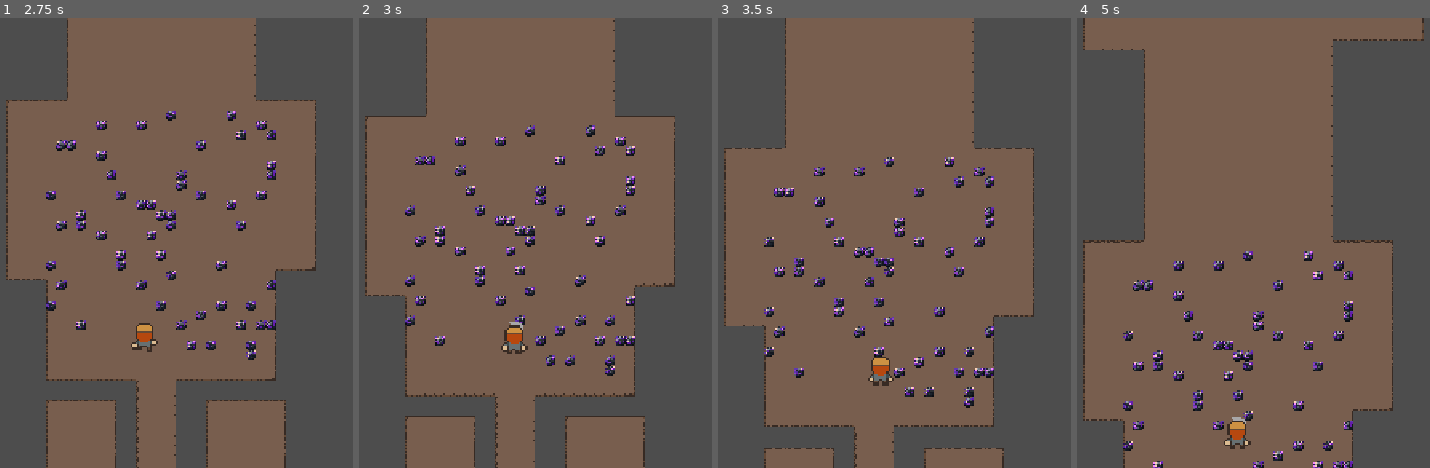
Above: before the commit, frames 1-4 (left to right).
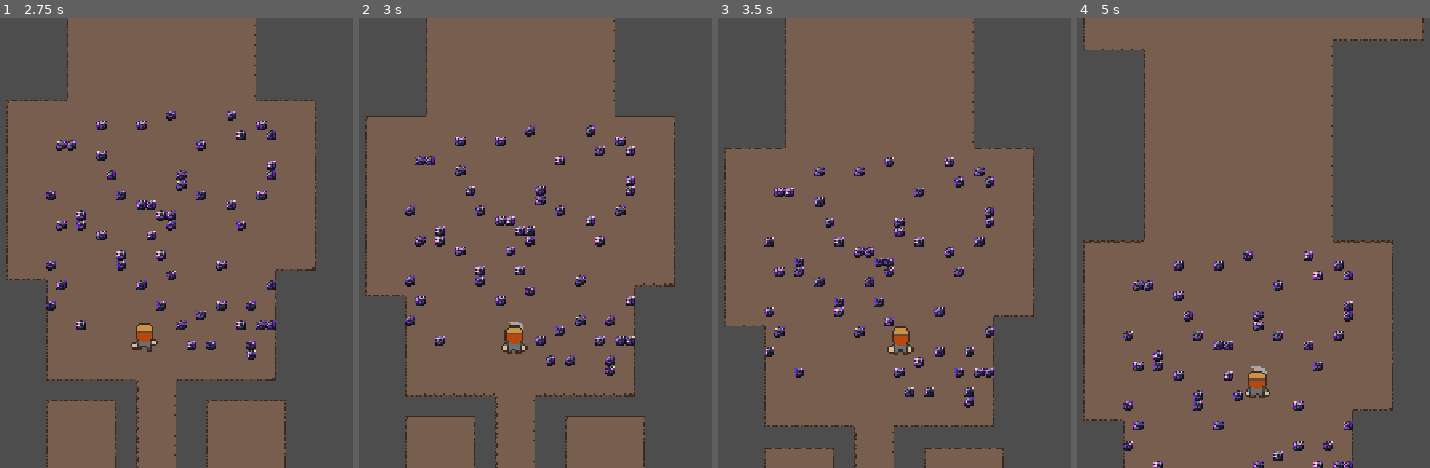
Above: after the commit, the same moments.

Repository: TomasDuggan/tp-1-2d-game-imagecampus
Game: Godot game, scene res://scenes/main.tscn
The game is run twice, just before and just after one commit, with the same random seed, the same clock (stepped at 60 frames per second) and the same inputs.
Inputs:
- Up to frame 1 (2.75 s): tap Enter at 0.5 s; hold D (move_right) 0.53-1.28 s; hold Space (swap_hero) 0.53-1.28 s; hold A (move_left) 1.28-2.03 s; tap Space (swap_hero) at 1.35 s; hold D (move_right) from 2.03 s (still down); hold Space (swap_hero) from 2.03 s (still down)
- Up to frame 2 (3 s): keep holding D (move_right); release Space (swap_hero) at 2.78 s; tap Space (swap_hero) at 2.85 s
- Up to frame 3 (3.5 s): keep holding D (move_right)
- Up to frame 4 (5 s): release D (move_right) at 3.53 s; hold Space (swap_hero) 3.53-4.28 s; hold A (move_left) from 3.53 s (still down); tap Space (swap_hero) at 4.35 s

Frame 1 is identical in both runs. In frame 2, less than 0.1% of the frame differs, in the area x 44-48%, y 66-69%; in frame 3, 0.7%; in frame 4, 0.9%, in the area x 41-55%, y 73-96%.

Commit message:
Fix: rename. Checkpoint

Diff:
--- /dev/null
+++ b/godot/configs/collectables/instances/minerals/amethyst_mineral_config.tres
@@ -0,0 +1,31 @@
+[gd_resource type="Resource" script_class="CollectableConfig" load_steps=7 format=3 uid="uid://2xfhaqt1va0q"]
+
+[ext_resource type="Script" uid="uid://clxqxnesk8eta" path="res://configs/collectables/behaviours/collectable_behaviour_config.gd" id="1_nbics"]
+[ext_resource type="Script" uid="uid://bkw6yobd6k4ta" path="res://configs/collectables/collectable_config.gd" id="2_2g3hu"]
+[ext_resource type="Script" uid="uid://ct5ujndsfuqfc" path="res://configs/collectables/behaviours/currency_reward_behaviour_config.gd" id="2_3r1fb"]
+[ext_resource type="Texture2D" uid="uid://8v28iq216615" path="res://art/minerals/amethystNode.png" id="3_2g3hu"]
+
+[sub_resource type="Resource" id="Resource_2ljhf"]
+script = ExtResource("2_3r1fb")
+type = 0
+reward_amount = 1
+metadata/_custom_type_script = "uid://ct5ujndsfuqfc"
+
+[sub_resource type="SpriteFrames" id="SpriteFrames_3r1fb"]
+animations = [{
+"frames": [{
+"duration": 1.0,
+"texture": ExtResource("3_2g3hu")
+}],
+"loop": true,
+"name": &"default",
+"speed": 5.0
+}]
+
+[resource]
+script = ExtResource("2_2g3hu")
+sprite_frames = SubResource("SpriteFrames_3r1fb")
+hp = 1
+destroyed_velocity_boost_duration = 1.0
+behaviour_configs = Array[ExtResource("1_nbics")]([SubResource("Resource_2ljhf")])
+metadata/_custom_type_script = "uid://bkw6yobd6k4ta"
--- a/godot/scenes/collectables/collectable.tscn
+++ b/godot/scenes/collectables/collectable.tscn
@@ -8,7 +8,7 @@
 size = Vector2(40, 40)
 
 [node name="Collectable" type="StaticBody2D"]
-collision_layer = 12
+collision_layer = 8
 collision_mask = 2
 script = ExtResource("1_uwx36")
 
--- a/godot/scenes/main.tscn
+++ b/godot/scenes/main.tscn
@@ -8,39 +8,11 @@
 [ext_resource type="Script" uid="uid://w6k62hjfi6jo" path="res://scripts/managers/hero_swapper.gd" id="3_sugp2"]
 [ext_resource type="Script" uid="uid://d25mti2kgrldo" path="res://scripts/hero/hero_attack.gd" id="4_tbgi4"]
 [ext_resource type="PackedScene" uid="uid://ctkc2ceeqspqm" path="res://scenes/collectables/collectable.tscn" id="5_eb6dy"]
-[ext_resource type="Script" uid="uid://clxqxnesk8eta" path="res://configs/collectables/behaviours/collectable_behaviour_config.gd" id="6_jbj1t"]
-[ext_resource type="Script" uid="uid://ct5ujndsfuqfc" path="res://configs/collectables/behaviours/currency_reward_behaviour_config.gd" id="7_muem4"]
+[ext_resource type="Resource" uid="uid://2xfhaqt1va0q" path="res://configs/collectables/instances/minerals/amethyst_mineral_config.tres" id="6_trceg"]
 [ext_resource type="Script" uid="uid://bmnn78fbowmjo" path="res://scripts/managers/collectables_manager.gd" id="8_85g3d"]
-[ext_resource type="Script" uid="uid://bkw6yobd6k4ta" path="res://configs/collectables/collectable_config.gd" id="8_dp3eg"]
-[ext_resource type="Texture2D" uid="uid://8v28iq216615" path="res://art/minerals/amethystNode.png" id="9_0ld40"]
 [ext_resource type="TileSet" uid="uid://bexs7e33c7b6q" path="res://art/tiles/cave_tile_set.tres" id="9_trceg"]
 [ext_resource type="Script" uid="uid://dhsqnlkb2pg63" path="res://scripts/collectables/collectable_spawn_points.gd" id="10_a8y0u"]
 [ext_resource type="Script" uid="uid://b8vecgqkje2e6" path="res://scripts/managers/collectables_spawner.gd" id="10_choun"]
-
-[sub_resource type="Resource" id="Resource_jbj1t"]
-script = ExtResource("7_muem4")
-type = 0
-reward_amount = 5
-metadata/_custom_type_script = "uid://ct5ujndsfuqfc"
-
-[sub_resource type="SpriteFrames" id="SpriteFrames_jbj1t"]
-animations = [{
-"frames": [{
-"duration": 1.0,
-"texture": ExtResource("9_0ld40")
-}],
-"loop": true,
-"name": &"default",
-"speed": 8.0
-}]
-
-[sub_resource type="Resource" id="Resource_yc10j"]
-script = ExtResource("8_dp3eg")
-sprite_frames = SubResource("SpriteFrames_jbj1t")
-hp = 2
-destroyed_velocity_boost_duration = 2.0
-behaviour_configs = Array[ExtResource("6_jbj1t")]([SubResource("Resource_jbj1t")])
-metadata/_custom_type_script = "uid://bkw6yobd6k4ta"
 
 [sub_resource type="RectangleShape2D" id="RectangleShape2D_tefeu"]
 size = Vector2(20, 31)
@@ -69,7 +41,7 @@
 [node name="CollectablesSpawner" type="Node" parent="Level/LevelManagers"]
 script = ExtResource("10_choun")
 _collectable_scene = ExtResource("5_eb6dy")
-_test_collectable = SubResource("Resource_yc10j")
+_test_collectable = ExtResource("6_trceg")
 
 [node name="Scroll" type="Node2D" parent="Level"]
 script = ExtResource("2_a8y0u")
@@ -88,7 +60,7 @@
 [node name="Hero" type="CharacterBody2D" parent="Level"]
 position = Vector2(323, 509)
 collision_layer = 2
-collision_mask = 4
+collision_mask = 12
 motion_mode = 1
 script = ExtResource("1_0wfyh")
 
--- a/godot/scripts/collectables/collectable.gd
+++ b/godot/scripts/collectables/collectable.gd
@@ -24,9 +24,9 @@
 func _add_behaviour(behaviour_config: CollectableBehaviourConfig) -> void:
 	var instance: CollectableBehaviour = behaviour_config.get_behaviour_scene().instantiate()
 
+	_behaviours.append(instance)
 	instance.initialize(behaviour_config)
 	add_child(instance)
-	_behaviours.append(instance)
 
 func receive_damage(damage_source: Hero, damage: int) -> void:
 	_current_hp = max(_current_hp - damage, 0)
--- a/godot/scripts/hero/hero.gd
+++ b/godot/scripts/hero/hero.gd
@@ -13,13 +13,13 @@
 func _ready():
 	HeroEventBus.hero_swapped.connect(_toggle_selected)
 
-	var vertical_speed_handler := VerticalSpeedBoostHandler.new()
-	vertical_speed_handler.vertical_speed_changed.connect(_on_vertical_speed_changed)
-	add_child(vertical_speed_handler)
+	var vertical_speed_boost_handler := VerticalSpeedBoostHandler.new()
+	vertical_speed_boost_handler.vertical_speed_changed.connect(_on_vertical_speed_changed)
+	add_child(vertical_speed_boost_handler)
 
 	_attack.initialize(self)
 	_attack.attack_performed.connect($Animation.play_attack_animation)
-	_attack.collectable_destroyed.connect(vertical_speed_handler.on_collectable_destroyed)
+	_attack.collectable_destroyed.connect(vertical_speed_boost_handler.on_collectable_destroyed)
 
 func _process(_delta):
 	if !_is_selected:
Not shown: 1 places in godot/scenes/main.tscn that only renumber resources
